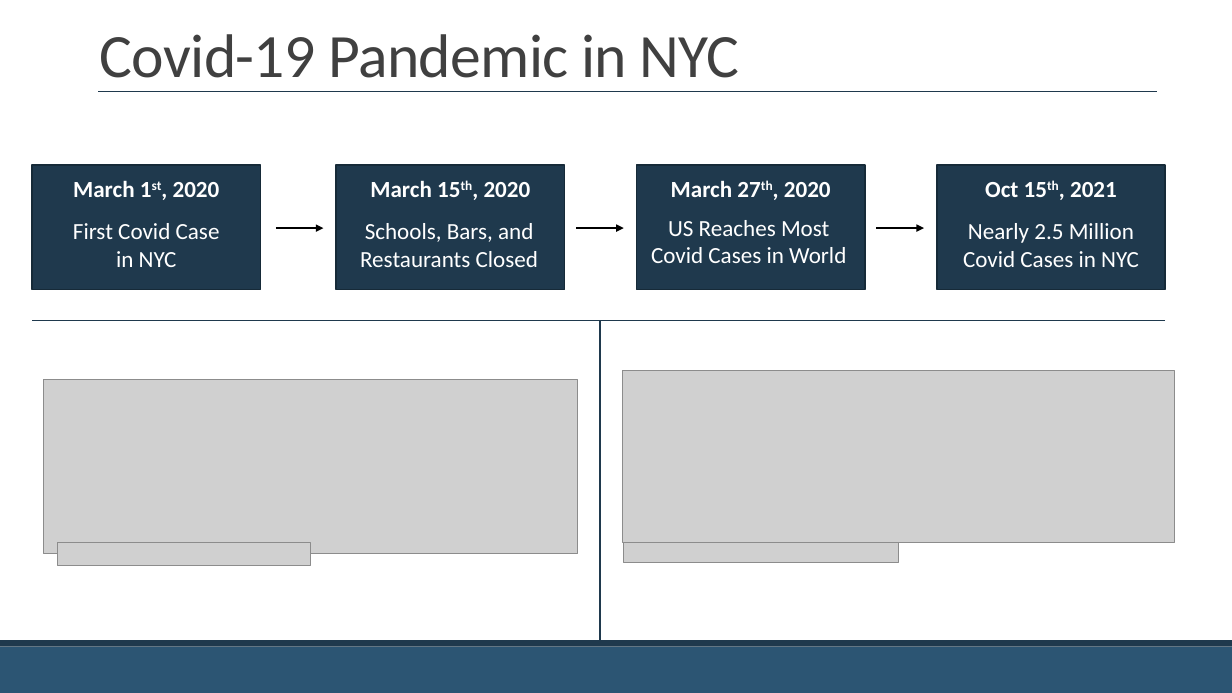
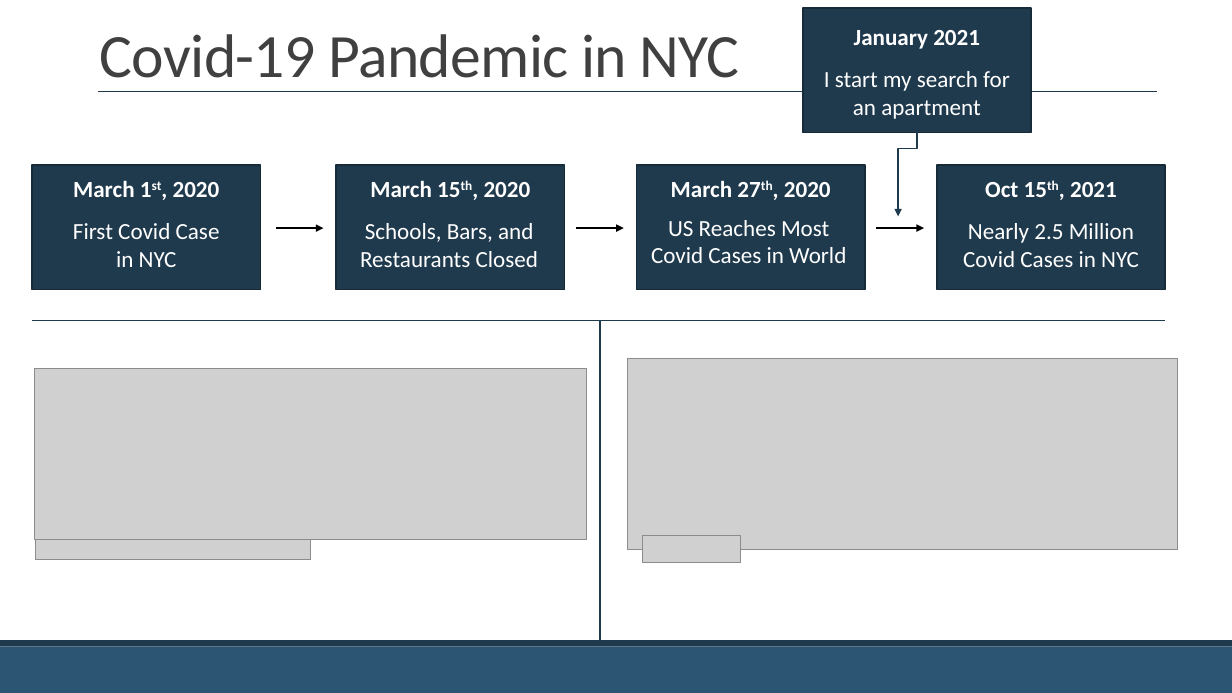
Before and after one commit to jackcopeland11/nyc_apartment_rent_analysis, a slide deck: slide 4 of Covid-19 and the NYC Apartment Market.pptx (slide 3 before the commit). Drawn at 1232x693 pixels with LibreOffice and Linux fonts; fonts in the diff are those of the drawing; grey boxes stand for pictures. Boxes give left, top, right and bottom in pixels: in the first picture for what was removed or moved away, otherwise in the second. Text is boxed around its words. In the diff, an @@ line names an element or a change of style, - is before the commit and + after.

```diff
--- a/Covid-19 and the NYC Apartment Market.pptx
+++ b/Covid-19 and the NYC Apartment Market.pptx
@@ rectangle added at (803, 8, 1031, 133), fill #1F394D, outline #172A39 1.25 pt @@
@@ text added at (854, 30, 980, 49), 18 pt, text #FFFFFF, bold @@
+January 2021
@@ text added at (824, 71, 1010, 119), 18 pt, text #FFFFFF @@
+I start my search for an apartment
@@ elbow arrow added from (917, 132) to (898, 216), #1F394D 1 pt @@
@@ picture added at (628, 359, 1177, 549) @@
@@ picture: place and size @@
-picture at (622, 372, 1174, 543)
+picture at (35, 369, 587, 540)
@@ picture removed at (43, 380, 578, 554) @@
@@ picture added at (642, 535, 740, 563) @@
@@ picture: place and size @@
-picture at (624, 543, 898, 563)
+picture at (36, 540, 311, 560)
@@ picture removed at (57, 543, 311, 566) @@
```
Also in this commit, not shown: 2 other slides changed, 1 slide added.
